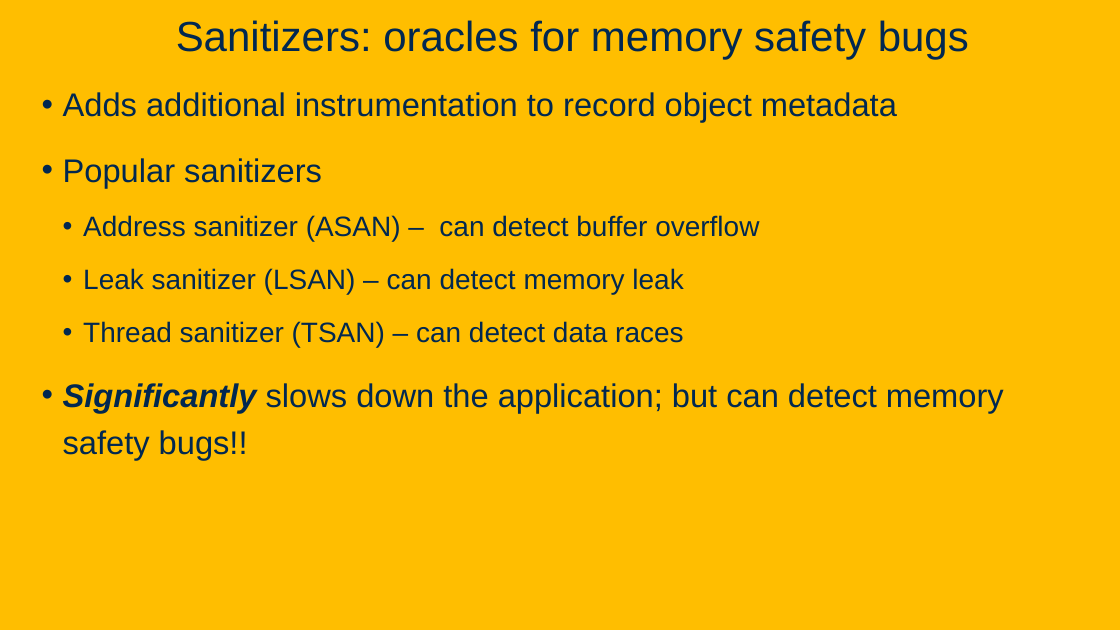
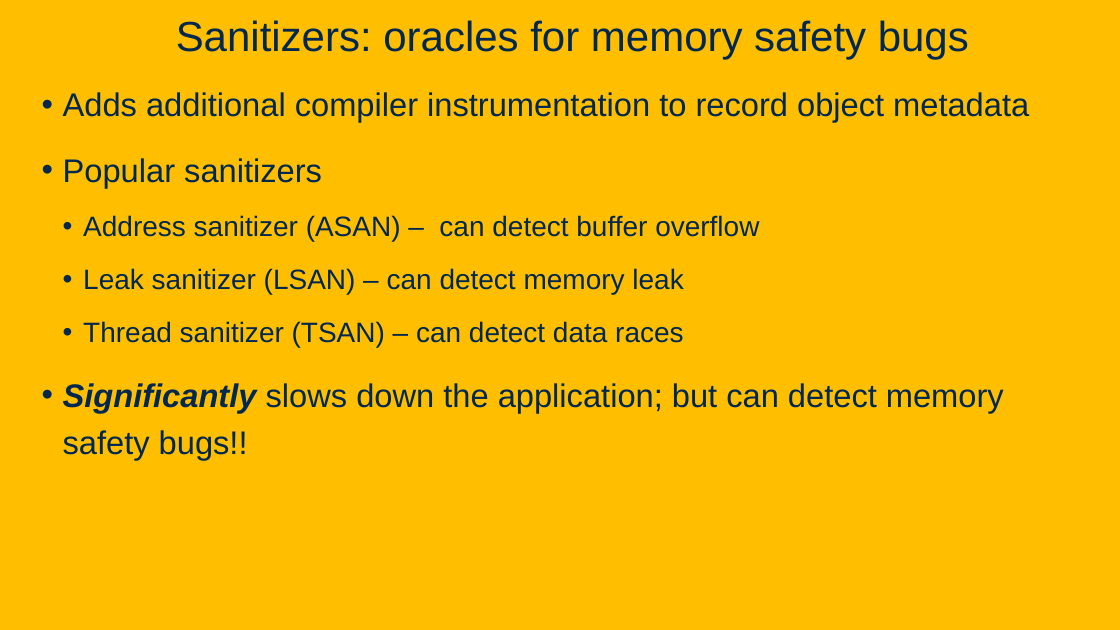
Before and after one commit to davsec-teaching/ecs160-f25, a slide deck: slide 34 of slides/10_fuzzing.pptx. Drawn at 1120x630 pixels with LibreOffice and Linux fonts; fonts in the diff are those of the drawing; background and template pictures are left out. Boxes give left, top, right and bottom in pixels: in the first picture for what was removed or moved away, otherwise in the second. Text is boxed around its words. In the diff, an @@ line names an element or a change of style, - is before the commit and + after.

```diff
--- a/slides/10_fuzzing.pptx
+++ b/slides/10_fuzzing.pptx
@@ text at <box>63,92,1029,122</box>: text changed @@
-• Adds additional instrumentation to record object metadata
+• Adds additional compiler instrumentation to record object metadata
```
Also in this commit, not shown: 1 other slide changed, 1 slide added, 2 slides removed, 1 other file.
